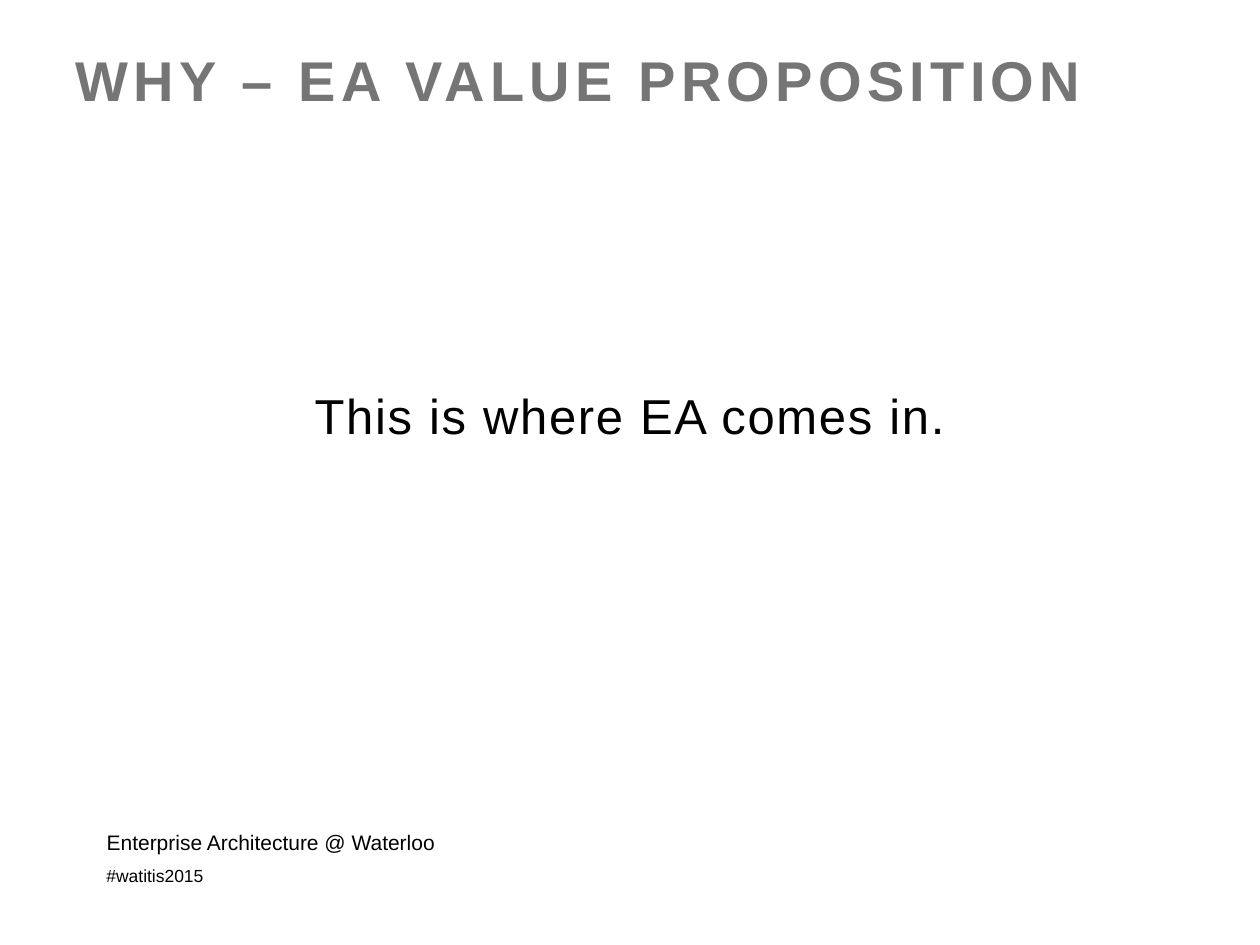
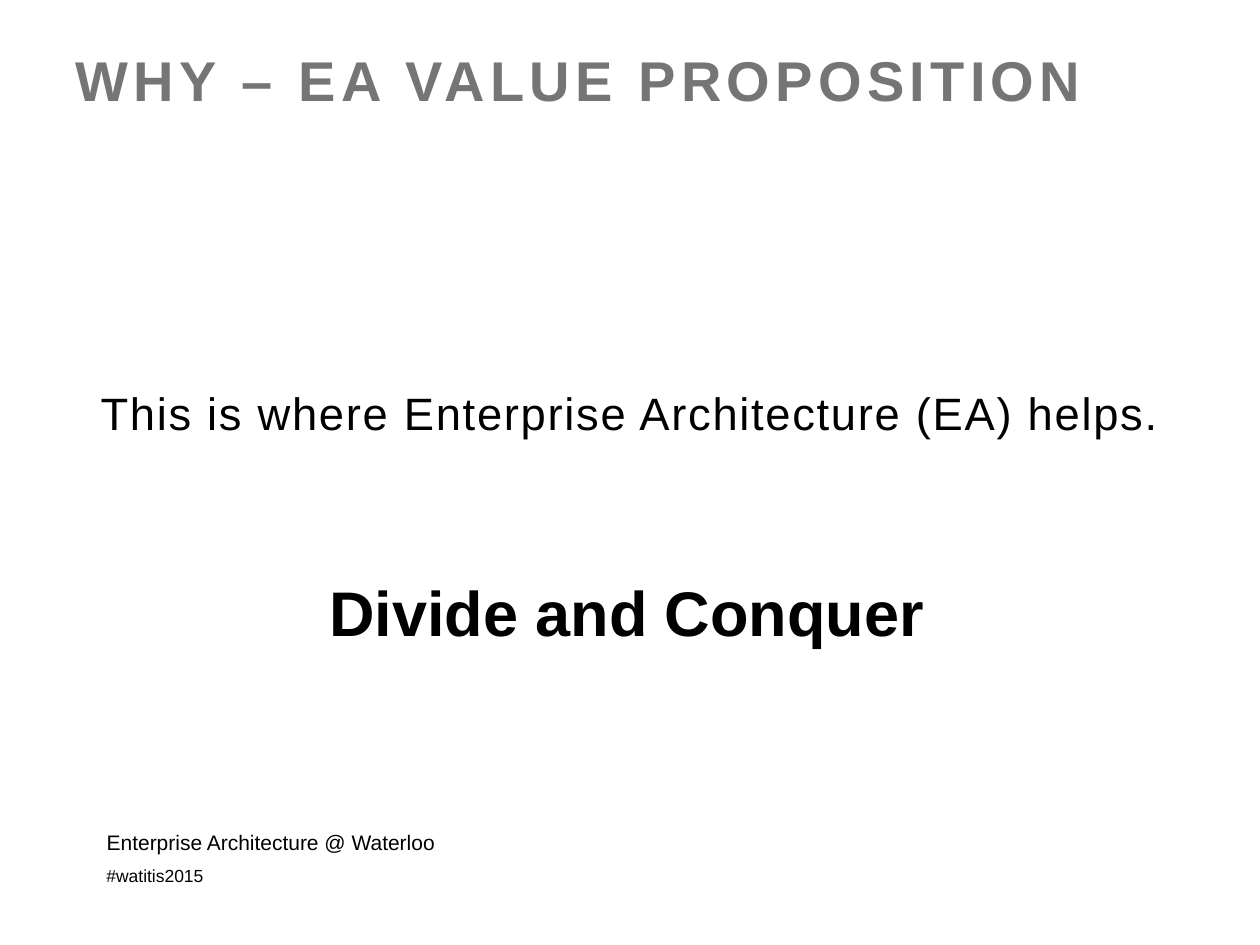
Before and after one commit to colinbellCA/presentation-istea-watitis2015, a slide deck: slide 15 of ISTEA-WatITis2015.pptx (slide 12 before the commit). Drawn at 1260x945 pixels with LibreOffice and Linux fonts; fonts in the diff are those of the drawing; background and template pictures are left out. Boxes give left, top, right and bottom in pixels: in the first picture for what was removed or moved away, otherwise in the second. Text is boxed around its words. In the diff, an @@ line names an element or a change of style, - is before the commit and + after.

```diff
--- a/ISTEA-WatITis2015.pptx
+++ b/ISTEA-WatITis2015.pptx
@@ text at bbox=[101, 397, 1157, 439]: text changed; size 28 to 25.9 pt @@
-This is where EA comes in.
+This is where Enterprise Architecture (EA) helps.
@@ text added at bbox=[329, 590, 924, 648], 36 pt, text #000000, bold @@
+Divide and Conquer
```
Also in this commit, not shown: 9 other slides changed, 16 slides added, 3 other files.
